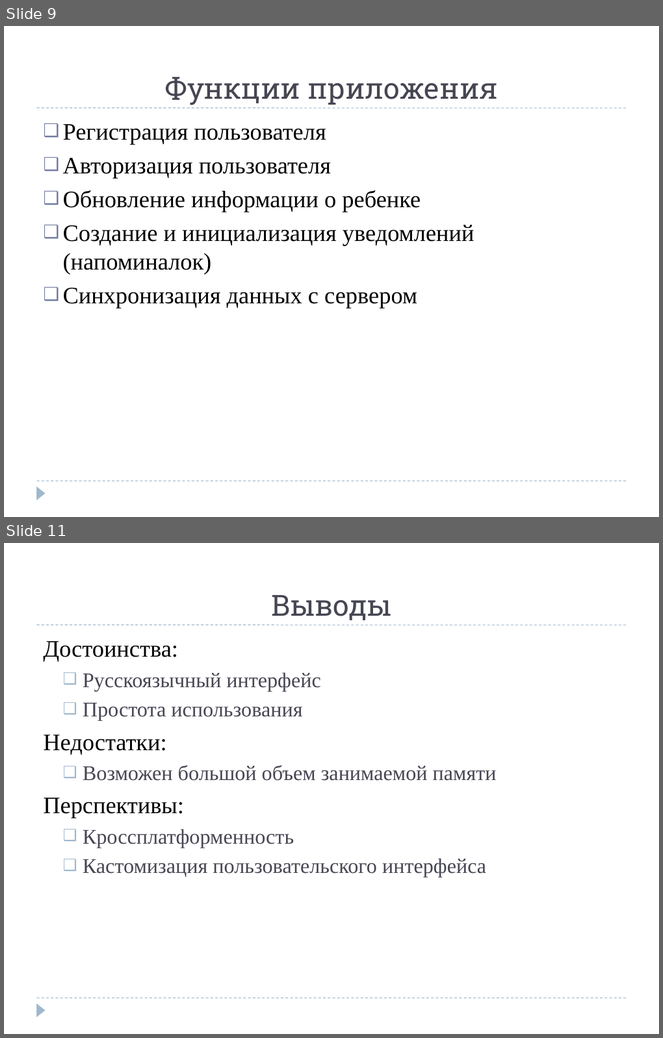
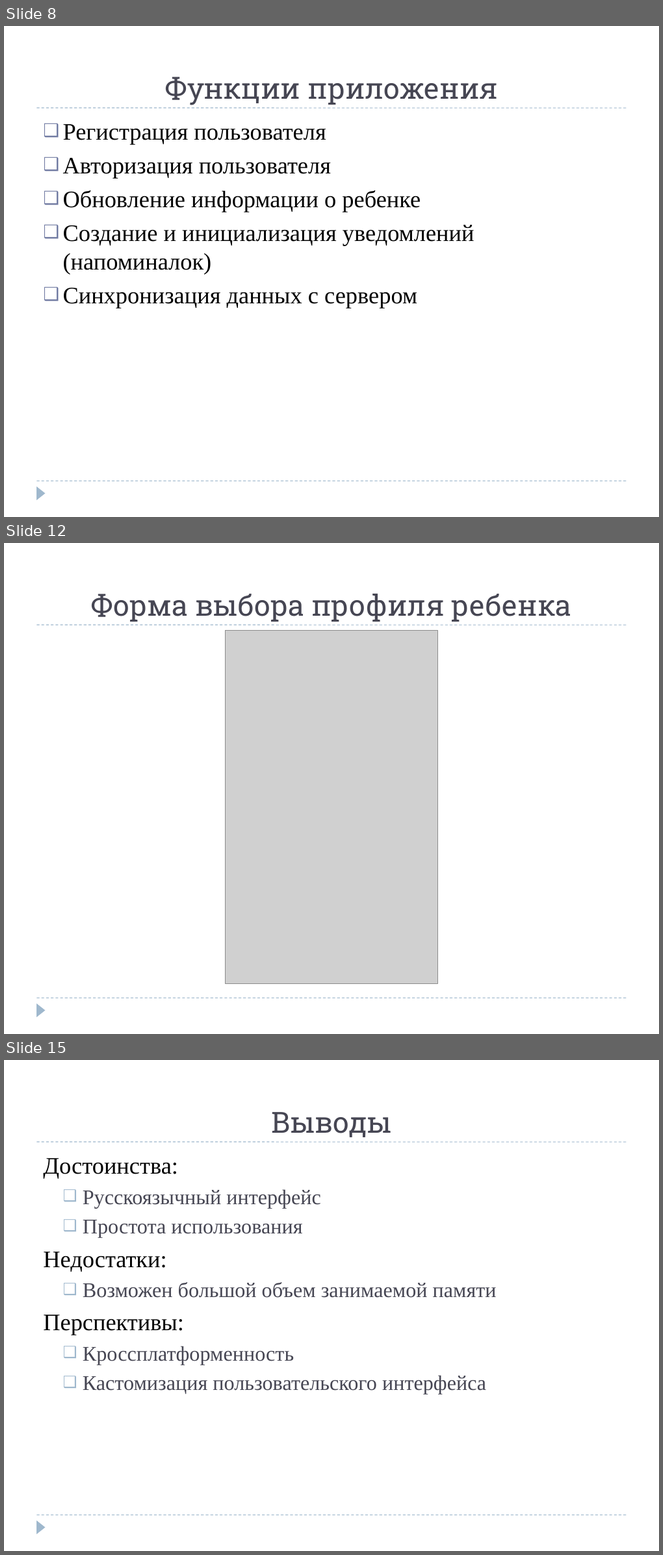
Before and after one commit to Balkonskii/Diplom, a slide deck: Разработка приложения «Карта развития ребенка» под.pptx. Shown one above the other, each under a label of ours: slides 9 and 11 before the commit, slides 8, 12 and 15 after it; the slides between them are not shown. The pictures are 663x1038 and 663x1555 pixels, drawn with LibreOffice and Linux fonts; fonts in the diff are those of the drawing; grey boxes stand for pictures. Boxes give left, top, right and bottom in pixels: in the first picture for what was removed or moved away, otherwise in the second. Text is boxed around its words. In the diff, an @@ line names an element or a change of style, - is before the commit and + after.

```diff
--- a/Разработка приложения «Карта развития ребенка» под.pptx
+++ b/Разработка приложения «Карта развития ребенка» под.pptx
@@ slide 12 added at (4,543,659,1034), background #FFFFFF; not listed: 3 template elements that a slide beside it also shows @@
@@ title added at (90,594,571,622), 32 pt, text #464653 @@
+Форма выбора профиля ребенка
@@ picture added at (226,630,438,984) @@
@@ what was slide 9 is now slide 8 @@
@@ what was slide 11 is now slide 15 @@
```
Also in this commit, not shown: 1 slide changed, 4 other slides added, 3 other files.
